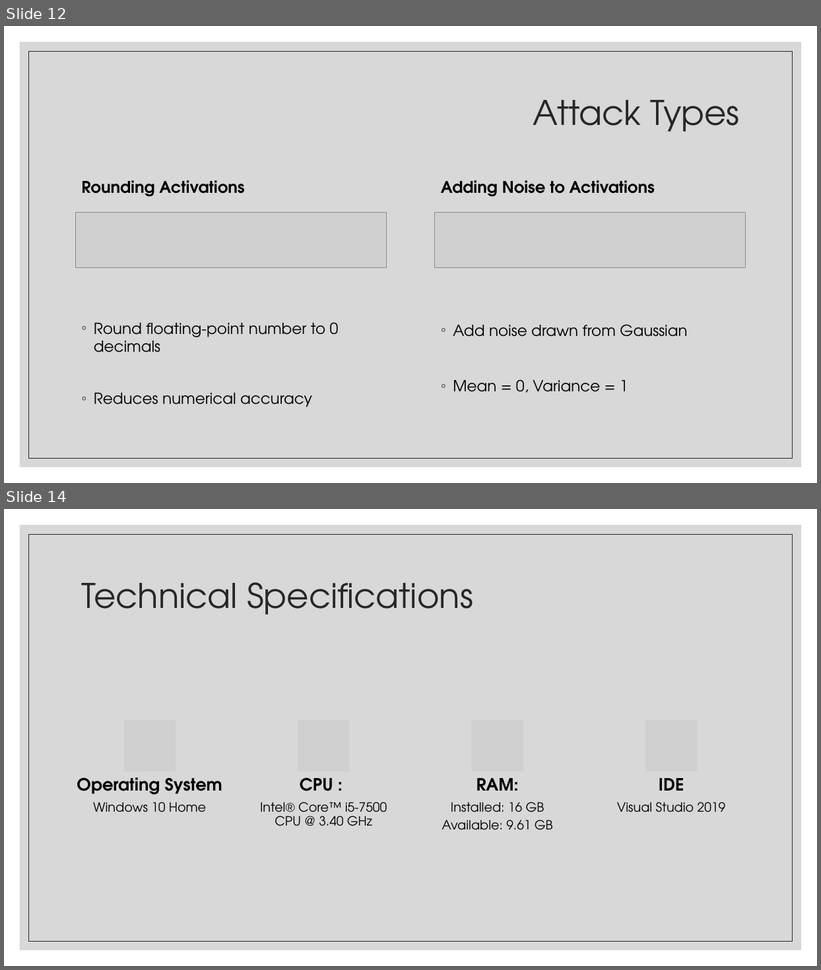
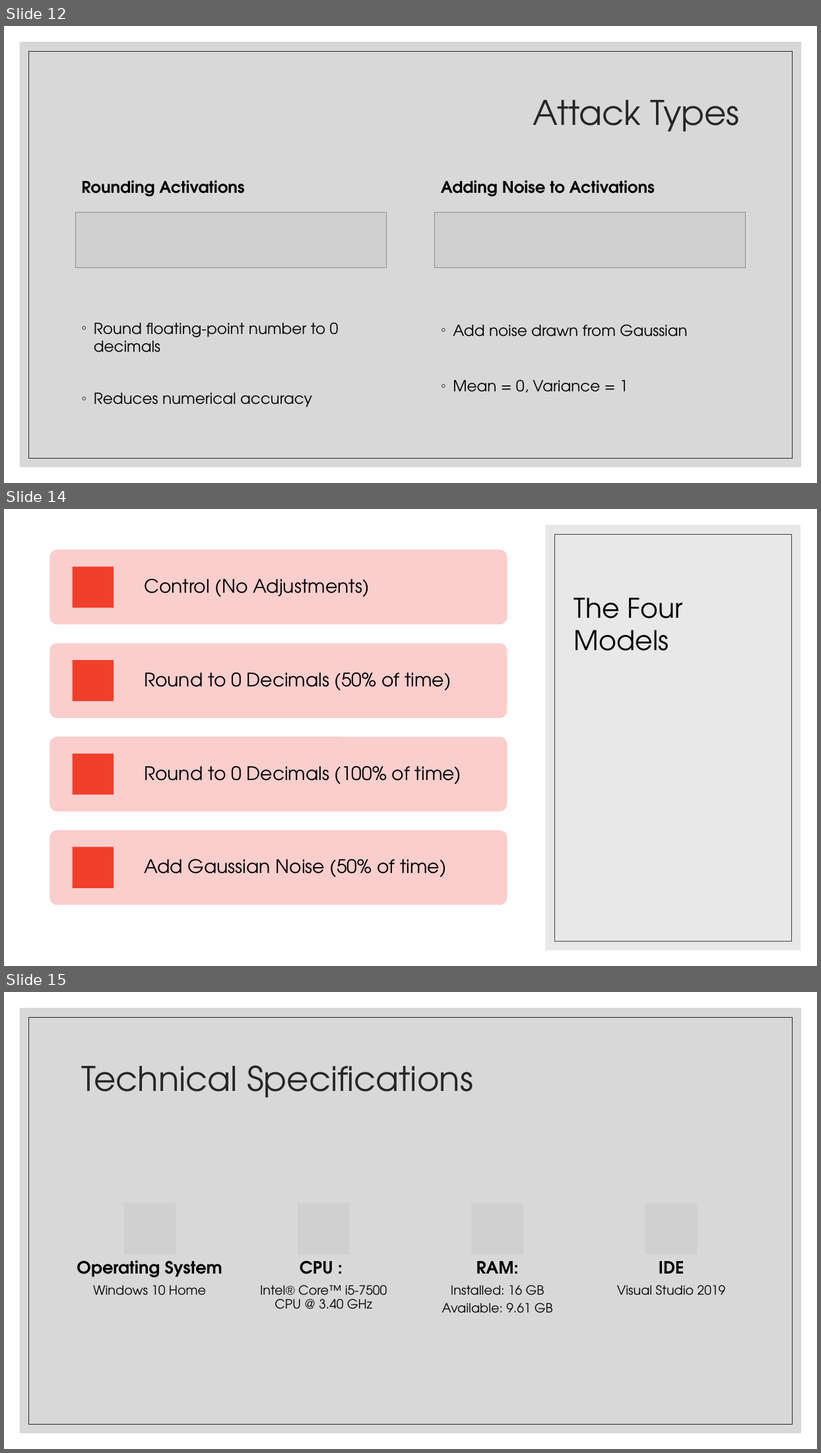
Before and after one commit to landonbuell/Convolutional-Neural-Networks, a slide deck: Presentations/14_04_2020/Modeling Attack Functions.pptx. Shown one above the other, each under a label of ours: slides 12 and 14 before the commit, slides 12, 14 and 15 after it; the slides between them are not shown. The pictures are 821x970 and 821x1453 pixels, drawn with LibreOffice and Linux fonts; fonts in the diff are those of the drawing; grey boxes stand for pictures. Boxes give left, top, right and bottom in pixels: in the first picture for what was removed or moved away, otherwise in the second. Text is boxed around its words. In the diff, an @@ line names an element or a change of style, - is before the commit and + after.

```diff
--- a/Presentations/14_04_2020/Modeling Attack Functions.pptx
+++ b/Presentations/14_04_2020/Modeling Attack Functions.pptx
@@ slide 14 added at bbox=[4, 509, 817, 966], background #FFFFFF @@
@@ rectangle added at bbox=[546, 525, 801, 951], fill #D9D9D9 at 60% opacity @@
@@ rectangle added at bbox=[555, 534, 792, 941], outline #404040 0.5 pt @@
@@ title added at bbox=[574, 597, 683, 651], 32 pt, text #000000 @@
+The Four Models
@@ group added at bbox=[50, 550, 507, 906]: 4 rounded rectangles, 4 rectangles, 4 texts @@
+Control (No Adjustments)
+Round to 0 Decimals (50% of time)
+Round to 0 Decimals (100% of time)
+Add Gaussian Noise (50% of time)
@@ what was slide 14 is now slide 15 @@
```
Also in this commit, not shown: 7 slides changed, 1 other file.
